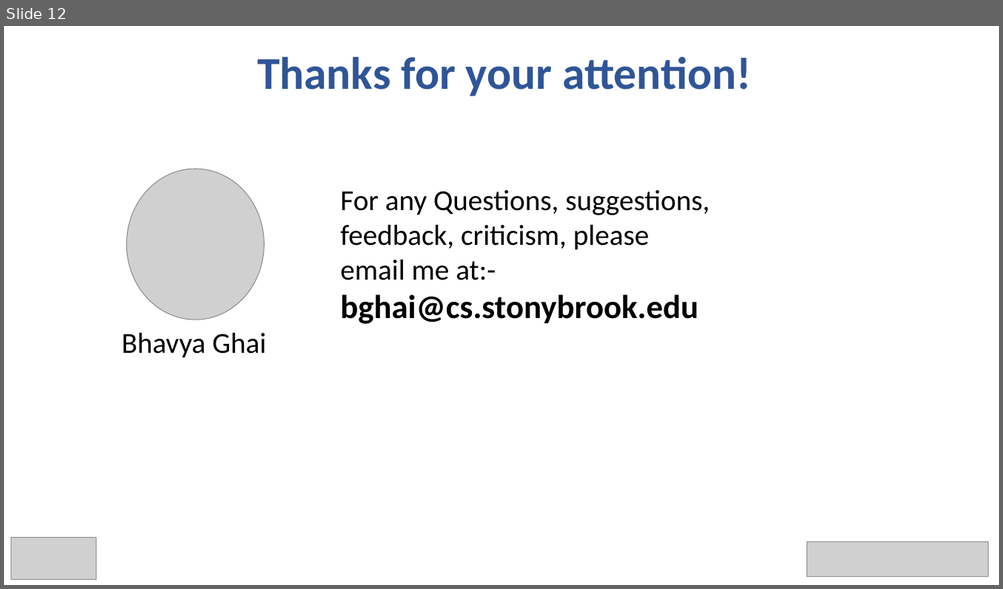
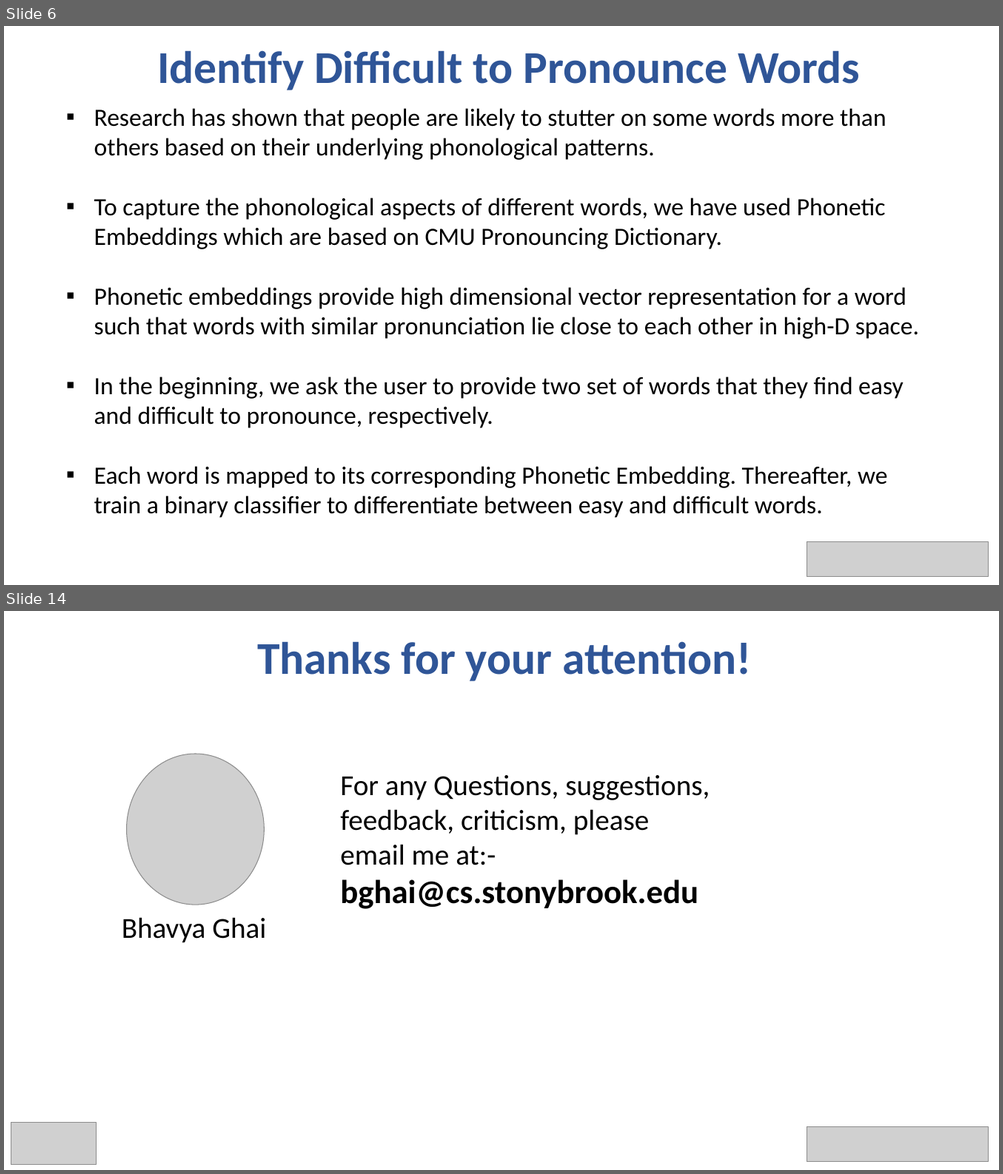
Before and after one commit to bhavyaghai/Fluent, a slide deck: presentation/presentation.pptx. Shown one above the other, each under a label of ours: slide 12 before the commit, slides 6 and 14 after it; the slides between them are not shown. The pictures are 1003x589 and 1003x1174 pixels, drawn with LibreOffice and Linux fonts; fonts in the diff are those of the drawing; grey boxes stand for pictures. Boxes give left, top, right and bottom in pixels: in the first picture for what was removed or moved away, otherwise in the second. Text is boxed around its words. In the diff, an @@ line names an element or a change of style, - is before the commit and + after.

```diff
--- a/presentation/presentation.pptx
+++ b/presentation/presentation.pptx
@@ slide 6 added at (x1=4, y1=26, x2=999, y2=585), background #FFFFFF @@
@@ text added at (x1=157, y1=50, x2=859, y2=90), 44 pt, text #2F5597, bold @@
+Identify Difficult to Pronounce Words
@@ text added at (x1=94, y1=108, x2=919, y2=518), 24 pt, text #000000 @@
+▪ Research has shown that people are likely to stutter on some words more than others based on their underlying phonological patterns.
+▪ To capture the phonological aspects of different words, we have used Phonetic Embeddings which are based on CMU Pronouncing Dictionary.
+▪ Phonetic embeddings provide high dimensional vector representation for a word such that words with similar pronunciation lie close to each other in high-D space.
+▪ In the beginning, we ask the user to provide two set of words that they find easy and difficult to pronounce, respectively.
+▪ Each word is mapped to its corresponding Phonetic Embedding. Thereafter, we train a binary classifier to differentiate between easy and difficult words.
@@ picture added at (x1=807, y1=543, x2=988, y2=577) @@
@@ what was slide 12 is now slide 14 @@
```
Also in this commit, not shown: 8 slides changed, 6 other slides added, 1 slide removed, 1 other file.
